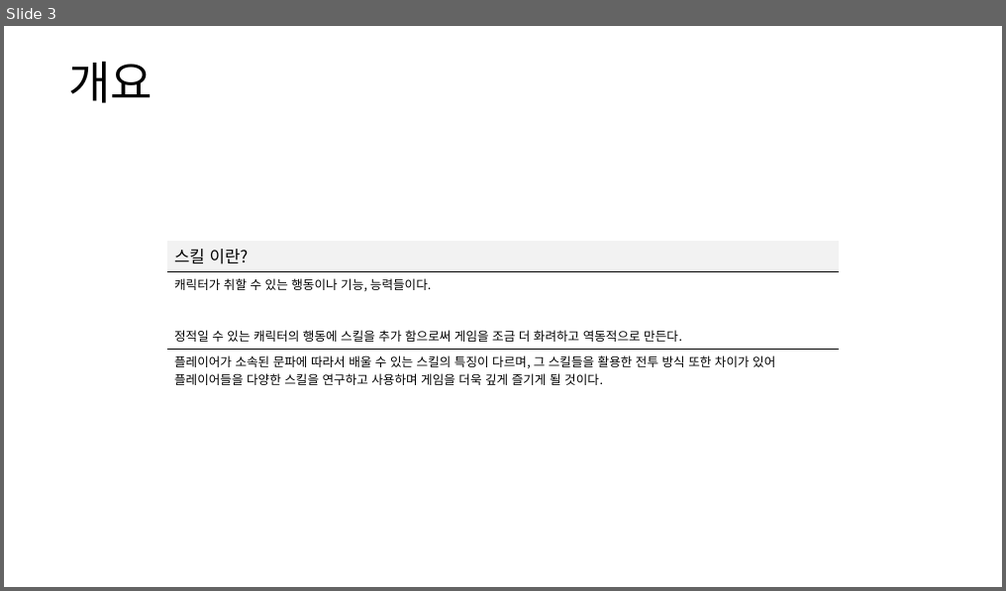
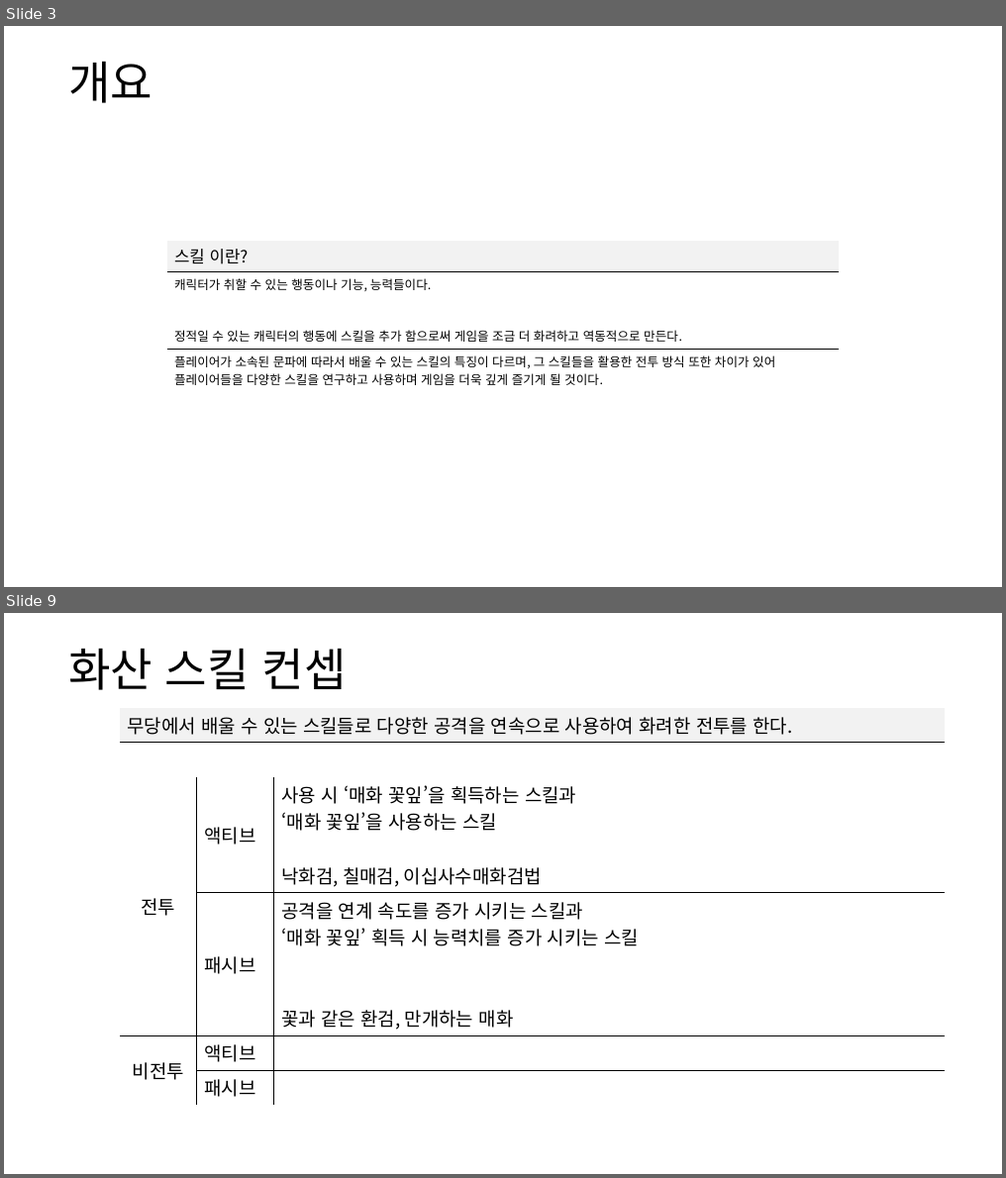
Before and after one commit to yjk0401/unityenginebasic_9th, a slide deck: 기획/방랑엽사전/스킬 기획서.pptx. Shown one above the other, each under a label of ours: slide 3 before the commit, slides 3 and 9 after it; the slides between them are not shown. The pictures are 1006x591 and 1006x1178 pixels, drawn with LibreOffice and Linux fonts; fonts in the diff are those of the drawing. Boxes give left, top, right and bottom in pixels: in the first picture for what was removed or moved away, otherwise in the second. Text is boxed around its words. In the diff, an @@ line names an element or a change of style, - is before the commit and + after.

```diff
--- a/기획/방랑엽사전/스킬 기획서.pptx
+++ b/기획/방랑엽사전/스킬 기획서.pptx
@@ slide 9 added at [4,613,1002,1174], background #FFFFFF @@
@@ text added at [68,648,347,690], 44 pt, text #000000 @@
+화산 스킬 컨셉
@@ table added at [120,708,945,1101], 6 rows, 3 columns @@
+무당에서 배울 수 있는 스킬들로 다양한 공격을 연속으로 사용하여 화려한 전투를 한다. |  | 
+ |  | 
+전투 | 액티브 | 사용 시 ‘매화 꽃잎’을 획득하는 스킬과 / ‘매화 꽃잎’을 사용하는 스킬 / 낙화검, 칠매검, 이십사수매화검법
+ | 패시브 | 공격을 연계 속도를 증가 시키는 스킬과 / ‘매화 꽃잎’ 획득 시 능력치를 증가 시키는 스킬 / 꽃과 같은 환검, 만개하는 매화
+비전투 | 액티브 | 
+ | 패시브 | 
```
Also in this commit, not shown: 2 slides changed, 11 other slides added.
